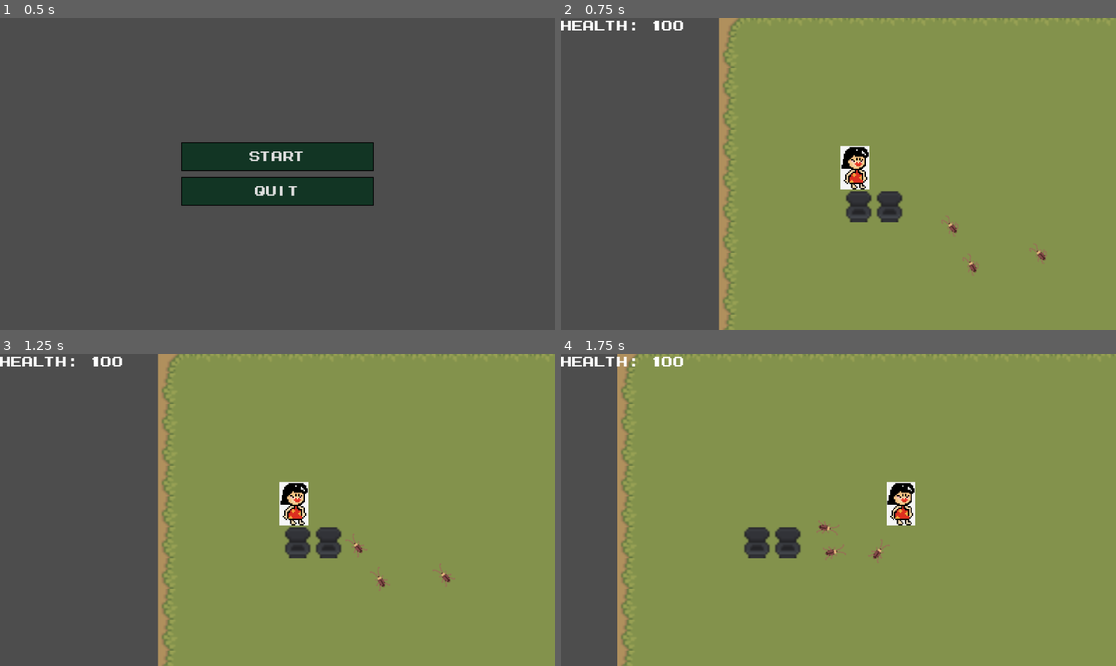
Above: before the commit, frames 1-4 (two rows, left to right).
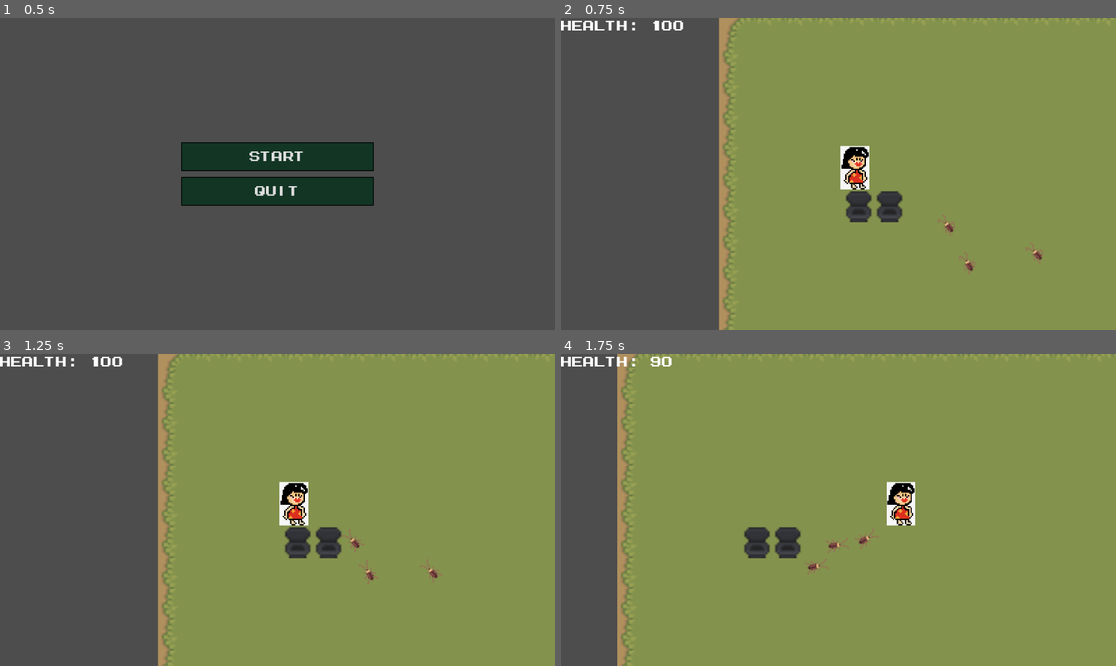
Above: after the commit, the same moments.

Repository: xntle/MOMFURY
Game: Godot game, scene res://scene/main_menu.tscn
The game is run twice, just before and just after one commit, with the same random seed, the same clock (stepped at 60 frames per second) and the same inputs.
Inputs:
- Up to frame 1 (0.5 s): no input
- Up to frame 2 (0.75 s): click "Start" at 0.5 s
- Up to frame 3 (1.25 s): no input
- Up to frame 4 (1.75 s): hold D (move_right) from 1.28 s (still down); tap Space (roll) at 1.35 s

Frame 1 is identical in both runs. In frame 2, 0.2% of the frame differs, in the area x 67-88%, y 63-83%; in frame 3, 0.3%; in frame 4, 0.4%, in the area x 16-60%, y 0-71%.

Commit message:
Cockroach rework
cockroach.gd: Made it properly damage the player and bounce off when making contact. Now there's a 0.5s delay where it stands still before it dashes. Also, added variable typing and made the style nicer, as well as making the health/speed/damage variables exported.

Cockroach.tscn: Changed the collision box to a rectangle and made it fit the cockroack more accurately. Added a hitbox(Area2d) that detects collision with the player to allow for contact logic. The hitbox is slightly larger than the collision box, to prevent weird move_and_slide interactions.

Diff:
--- a/scene/Cockroach.tscn
+++ b/scene/Cockroach.tscn
@@ -1,11 +1,11 @@
-[gd_scene load_steps=9 format=3 uid="uid://5wrlhjc0vedk"]
+[gd_scene load_steps=10 format=3 uid="uid://5wrlhjc0vedk"]
 
 [ext_resource type="Texture2D" uid="uid://dscd4y8ji3g6u" path="res://characters/pixel-art-cartoon-poop-character-png.png" id="1_ofpi3"]
 [ext_resource type="Script" uid="uid://big42lkxshamh" path="res://scripts/cockroach.gd" id="1_rlyor"]
 [ext_resource type="Texture2D" uid="uid://cvv328m4ol46m" path="res://characters/cockroach.png" id="2_t7awp"]
 
-[sub_resource type="CircleShape2D" id="CircleShape2D_wjlx1"]
-radius = 6.0
+[sub_resource type="RectangleShape2D" id="RectangleShape2D_euy66"]
+size = Vector2(7, 11)
 
 [sub_resource type="AtlasTexture" id="AtlasTexture_t7awp"]
 atlas = ExtResource("2_t7awp")
@@ -39,12 +39,16 @@
 "speed": 5.0
 }]
 
+[sub_resource type="RectangleShape2D" id="RectangleShape2D_oyald"]
+size = Vector2(8.75, 11.25)
+
 [node name="Cockroach" type="CharacterBody2D"]
 collision_mask = 7
 script = ExtResource("1_rlyor")
 
 [node name="CollisionShape2D" type="CollisionShape2D" parent="."]
-shape = SubResource("CircleShape2D_wjlx1")
+position = Vector2(0.5, 0.5)
+shape = SubResource("RectangleShape2D_euy66")
 
 [node name="PixelArtCartoonPoopCharacterPng" type="Sprite2D" parent="."]
 visible = false
@@ -53,9 +57,17 @@
 texture = ExtResource("1_ofpi3")
 
 [node name="AnimatedSprite2D" type="AnimatedSprite2D" parent="."]
-position = Vector2(-5.9604645e-08, -5.9604645e-08)
+position = Vector2(-0.5, 0)
 scale = Vector2(0.46875, 0.5769231)
 sprite_frames = SubResource("SpriteFrames_cevxh")
 animation = &"new_animation_1"
 autoplay = "new_animation_1"
 frame_progress = 0.98307717
+
+[node name="Area2D" type="Area2D" parent="."]
+
+[node name="CollisionShape2D" type="CollisionShape2D" parent="Area2D"]
+position = Vector2(0.625, 0.375)
+shape = SubResource("RectangleShape2D_oyald")
+
+[connection signal="body_entered" from="Area2D" to="." method="_on_area_2d_body_entered"]
--- a/scripts/cockroach.gd
+++ b/scripts/cockroach.gd
@@ -1,22 +1,31 @@
 extends CharacterBody2D
 
-@onready var player = get_node("/root/Game/Player")
+@onready var player: CharacterBody2D = get_node("/root/Game/Player")
 
-var dash_timer := 0.0
-var dash_speed := 250.0
-var normal_speed := 40.0
-var is_dashing := false
-var dash_duration := 0.2
-var dash_time_left := 0.0
+@export var health: float = 100.0
+@export var speed: float = 50.0
+@export var damage: float = 10.0
+
+var dash_timer: float = 0.0
+var dash_speed: float = 250.0
+var is_dashing: bool = false
+var dash_duration: float = 0.2
+var dash_time_left: float = 0.0
+var bounce_timer: float = 0.0
+var default_bounce_timer: float = 0.25
+
 
 func _ready():
 	# First random cooldown 1 to 3 seconds
 	dash_timer = randf_range(1.0, 3.0)
 
 func _physics_process(delta):
-	dash_timer -= delta
+
+	bounce_timer = max(0.0,bounce_timer-delta)
+	dash_timer = max(0.0,dash_timer-delta)
 
 	var direction = global_position.direction_to(player.global_position)
+
 
 	# Start a dash when timer hits zero
 	if dash_timer <= 0.0:
@@ -24,14 +33,31 @@
 		dash_time_left = dash_duration
 		dash_timer = randf_range(1.0, 3.0)
 
-	# Dash or normal move
+	# Dash or normal move or bounce
 	if is_dashing:
 		velocity = direction * dash_speed
 		dash_time_left -= delta
 		if dash_time_left <= 0:
 			is_dashing = false
+
+#Only bounces until the last 0.1s, then stands still to simulate recoil.
+	elif bounce_timer >= 0.1:
+		velocity = -4 * direction * speed
+	elif bounce_timer == 0:
+		velocity = direction * speed
 	else:
-		velocity = direction * normal_speed
+		velocity = Vector2(0,0)
 
-	move_and_slide()
+#For 0.5 seconds before the dash, the cockroach stands still as a warning.
+
+	if (not (dash_timer>0 and dash_timer<=0.5)):
+		move_and_slide()
 	rotation = direction.angle() +90
+
+
+func _on_area_2d_body_entered(body: Node2D) -> void:
+	if body == player:
+		player.take_damage(damage)
+		bounce_timer+=default_bounce_timer
+		is_dashing = false
+		dash_timer = randf_range(1.0, 3.0)
